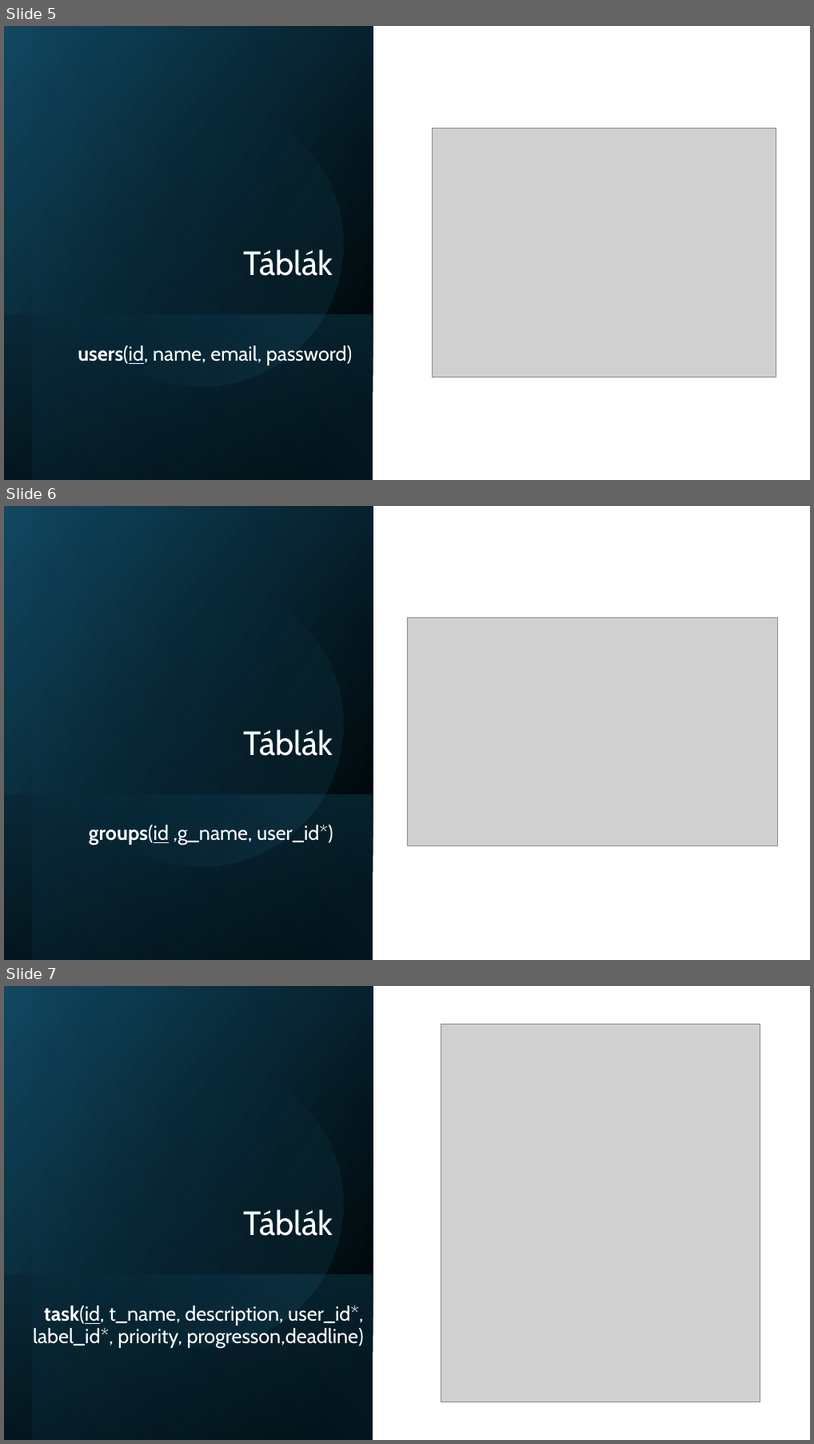
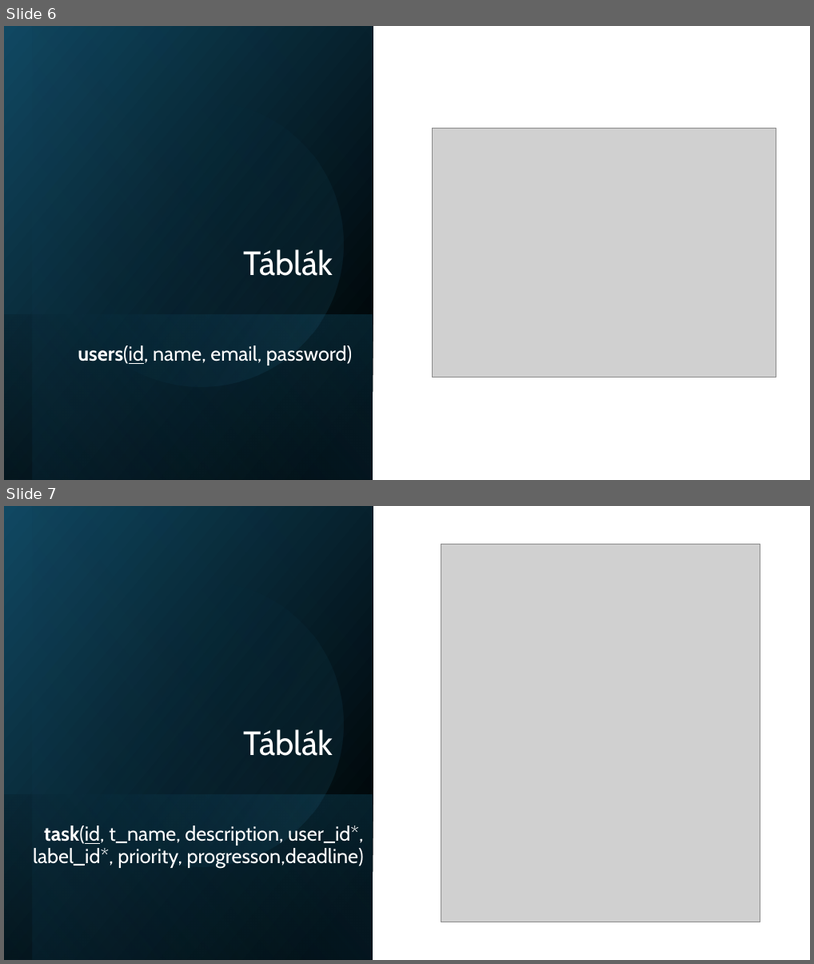
Before and after one commit to SzaboBence1027/QuickTick, a slide deck: To do list.pptx. Shown one above the other, each under a label of ours: slides 5, 6 and 7 before the commit, slides 6 and 7 after it. The pictures are 814x1444 and 814x964 pixels, drawn with LibreOffice and Linux fonts; fonts in the diff are those of the drawing; grey boxes stand for pictures. Boxes give left, top, right and bottom in pixels: in the first picture for what was removed or moved away, otherwise in the second. Text is boxed around its words. In the diff, an @@ line names an element or a change of style, - is before the commit and + after.

```diff
--- a/To do list.pptx
+++ b/To do list.pptx
@@ slide 6 removed at [4, 506, 810, 960], background #FFFFFF @@
@@ rectangle removed at [4, 506, 373, 960] @@
@@ rectangle removed at [33, 506, 374, 960] @@
@@ ellipse removed at [33, 555, 370, 892] @@
@@ picture removed at [407, 617, 778, 845] @@
@@ title removed at [244, 729, 334, 756] @@
-Táblák
@@ rectangle removed at [4, 794, 373, 960] @@
@@ text removed at [89, 824, 334, 845] @@
-groups(id ,g_name, user_id*)
@@ what was slide 5 is now slide 6 @@
```
Also in this commit, not shown: 5 slides changed, 1 slide added, 1 other slide removed, 3 other files.
